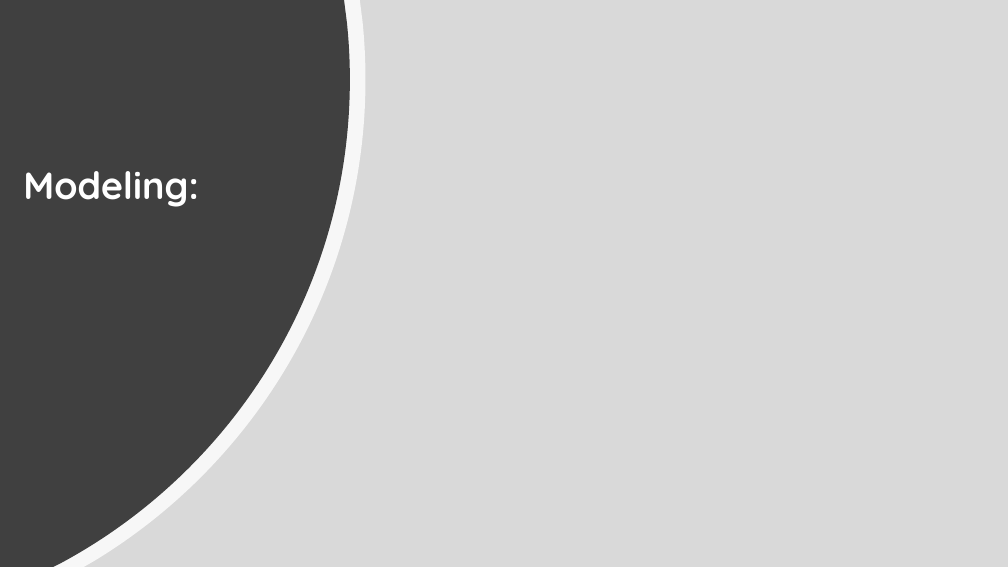
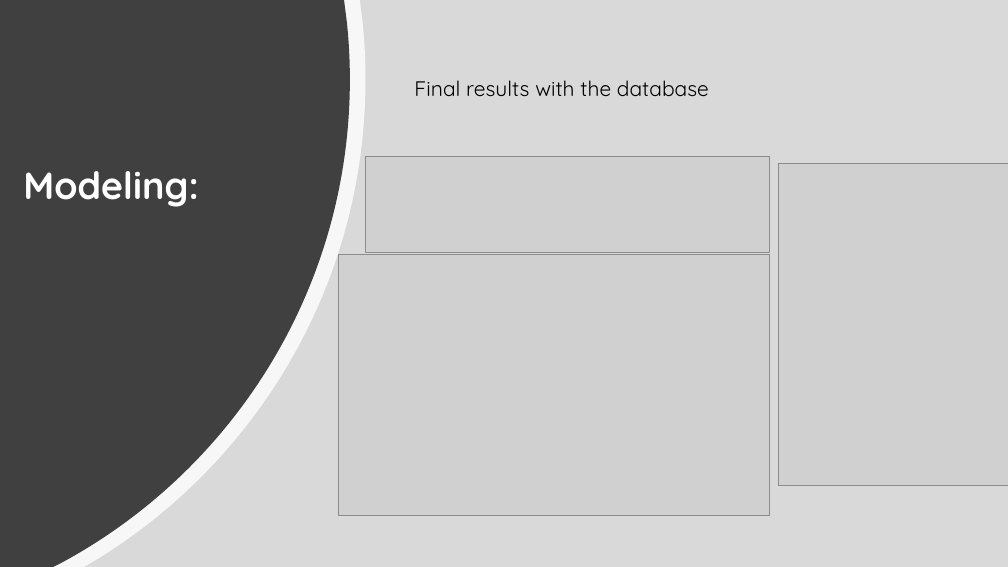
Before and after one commit to Const679/Python-Diabete, a slide deck: slide 10 of Readmission of the Diabetics patients.pptx. Drawn at 1008x567 pixels with LibreOffice and Linux fonts; fonts in the diff are those of the drawing; grey boxes stand for pictures. Boxes give left, top, right and bottom in pixels: in the first picture for what was removed or moved away, otherwise in the second. Text is boxed around its words. In the diff, an @@ line names an element or a change of style, - is before the commit and + after.

```diff
--- a/Readmission of the Diabetics patients.pptx
+++ b/Readmission of the Diabetics patients.pptx
@@ text added at (414,80,709,96), 20 pt, text #000000 @@
+Final results with the database
@@ picture added at (366,157,770,253) @@
@@ picture added at (779,163,1008,486) @@
@@ picture added at (338,255,770,516) @@
```
Also in this commit, not shown: 3 other slides changed, 1 slide added, 1 slide removed.
